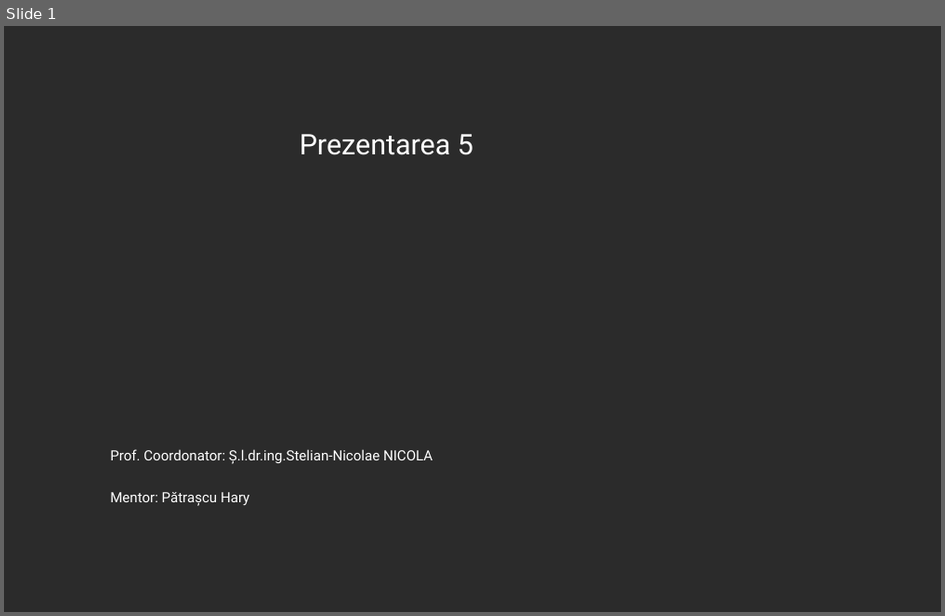
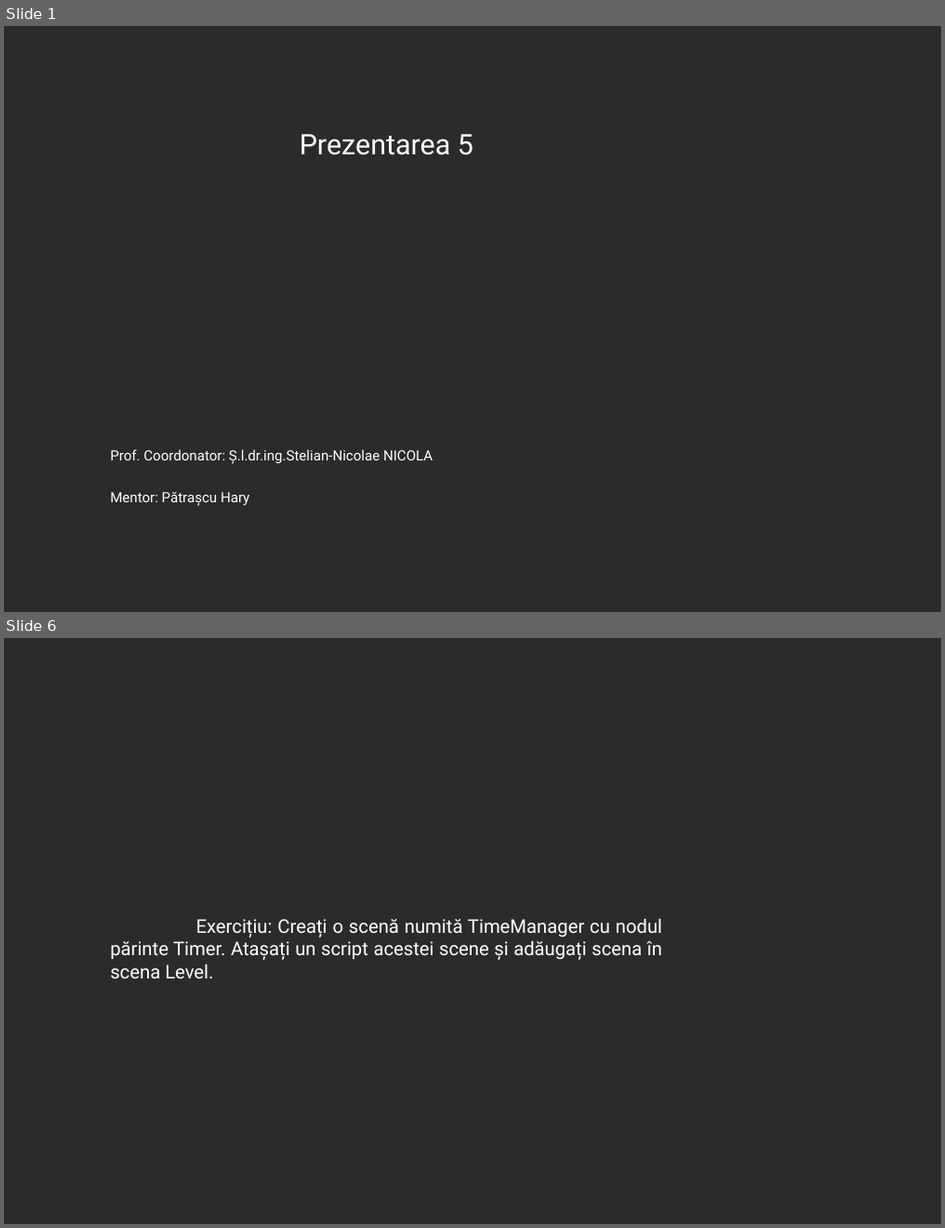
Before and after one commit to 0xspiderr/gdc-upt-presentations, a slide deck: presentation_5/presentation_5.odp. Shown one above the other, each under a label of ours: slide 1 before the commit, slides 1 and 6 after it; the slides between them are not shown. The pictures are 945x616 and 945x1228 pixels, drawn with LibreOffice and Linux fonts; fonts in the diff are those of the drawing; background and template pictures are left out; a plain dark background stands for a picture behind light text. Boxes give left, top, right and bottom in pixels: in the first picture for what was removed or moved away, otherwise in the second. Text is boxed around its words. In the diff, an @@ line names an element or a change of style, - is before the commit and + after.

```diff
--- a/presentation_5/presentation_5.odp
+++ b/presentation_5/presentation_5.odp
@@ slide 6 added at [4, 638, 941, 1224], background picture (left out) @@
@@ text added at [110, 918, 662, 978], 16 pt, text #FFFFFF @@
+Exercițiu: Creați o scenă numită TimeManager cu nodul părinte Timer. Atașați un script acestei scene și adăugați scena în scena Level.
```
Also in this commit, not shown: 24 other slides added, 1 other file.
